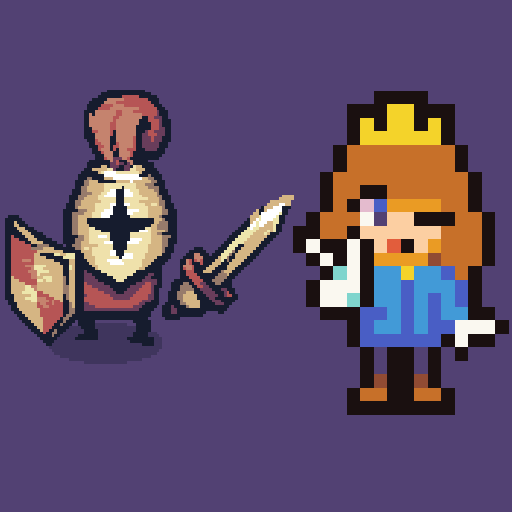
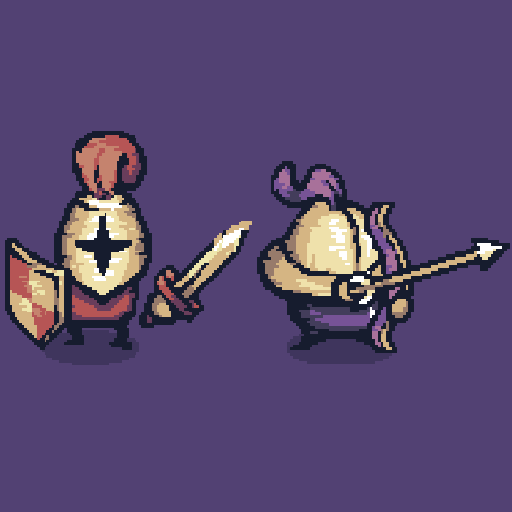
Layers edited between the first and the second 512 x 512 image:
painted on "icon_jd.png" over [5, 90, 294, 365]
added layer "icon_isa.png #1" above "icon_isa.png" over [257, 161, 510, 364]
painted on "icon_isa.png" over [293, 91, 509, 415]
